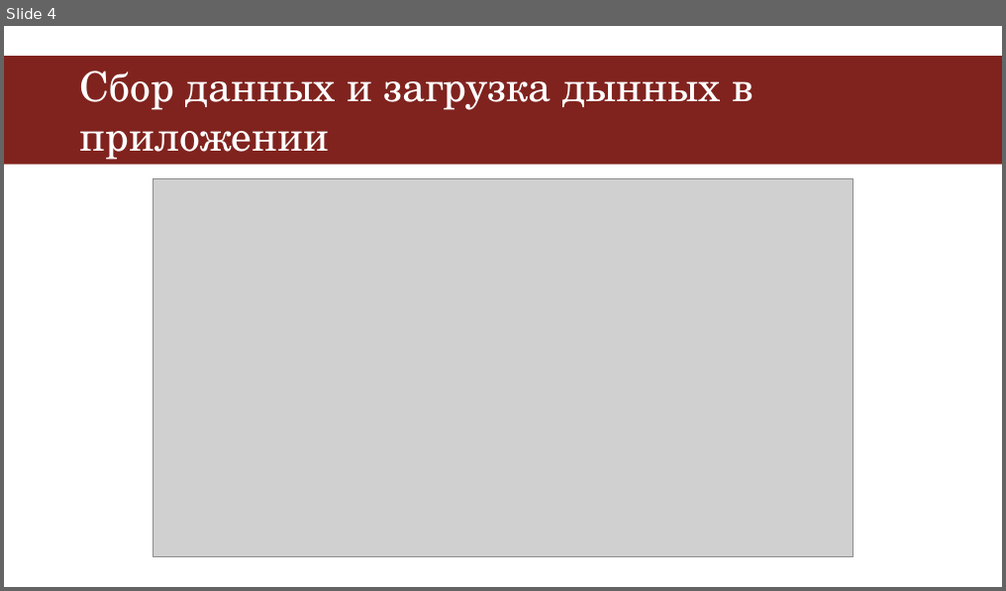
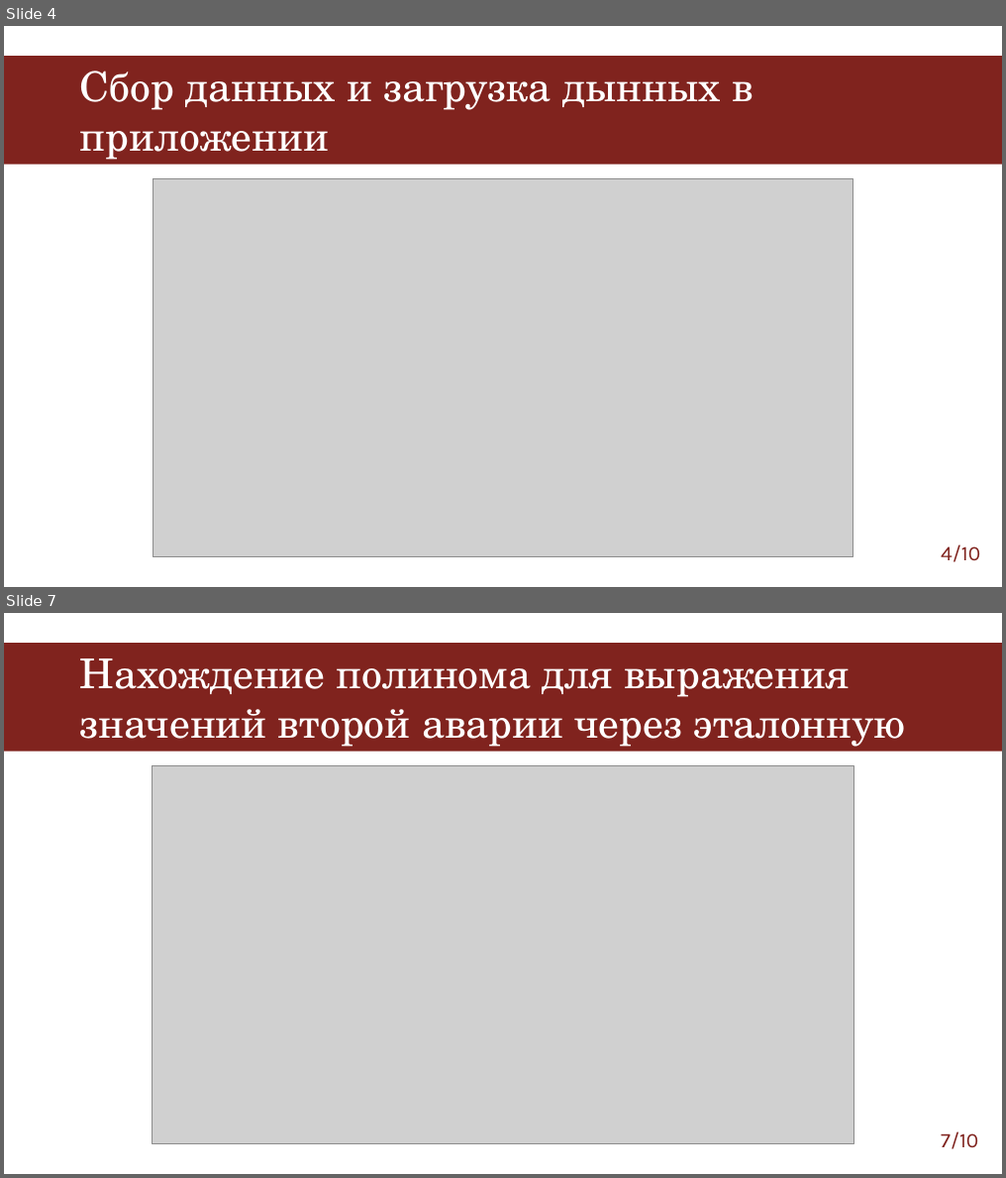
Before and after one commit to EclipsePLZ/Vibration_Analysis, a slide deck: Защита НИР/Защита_НИР(Павлов).pptx. Shown one above the other, each under a label of ours: slide 4 before the commit, slides 4 and 7 after it; the slides between them are not shown. The pictures are 1006x591 and 1006x1178 pixels, drawn with LibreOffice and Linux fonts; fonts in the diff are those of the drawing; grey boxes stand for pictures. Boxes give left, top, right and bottom in pixels: in the first picture for what was removed or moved away, otherwise in the second. Text is boxed around its words. In the diff, an @@ line names an element or a change of style, - is before the commit and + after.

```diff
--- a/Защита НИР/Защита_НИР(Павлов).pptx
+++ b/Защита НИР/Защита_НИР(Павлов).pptx
@@ slide 7 added at <box>4,613,1002,1174</box>, background #FFFFFF; not listed: 1 template element that a slide beside it also shows @@
@@ title added at <box>80,659,905,747</box>, 39.6 pt, text #FFFFFF @@
+Нахождение полинома для выражения значений второй аварии через эталонную
@@ picture added at <box>152,765,854,1145</box> @@
@@ page number added at <box>941,1132,978,1150</box>, 20 pt, text #80231E @@
+7/10
@@ slide 4 changed as well @@
@@ page number added at <box>941,545,980,563</box>, 20 pt, text #80231E @@
+4/10
```
Also in this commit, not shown: 3 other slides changed, 5 other slides added, 1 slide removed, 4 other files.
